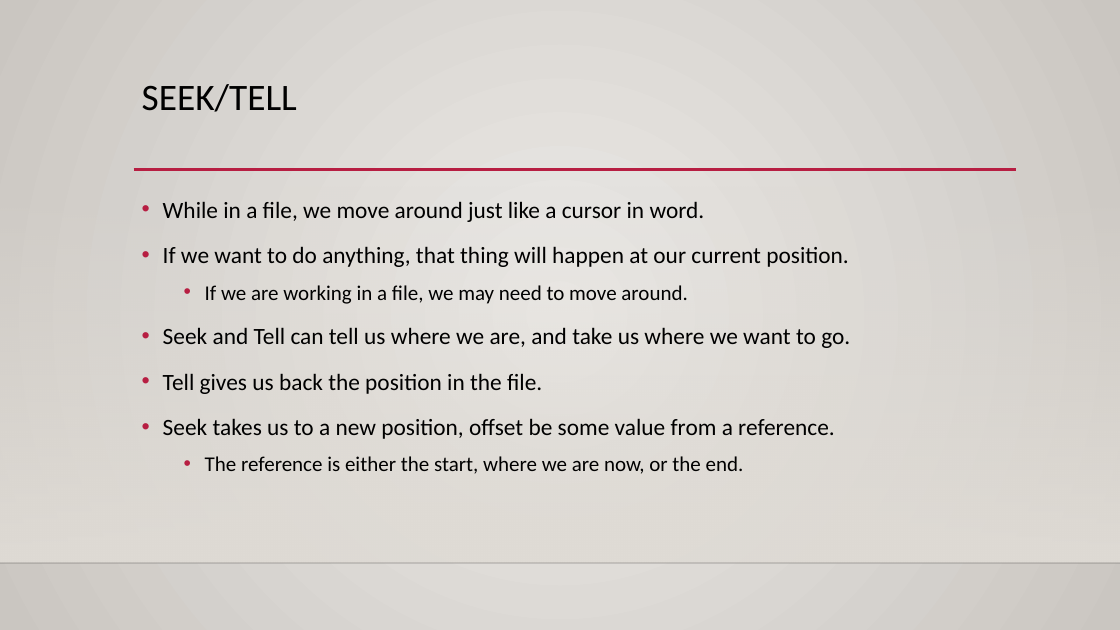
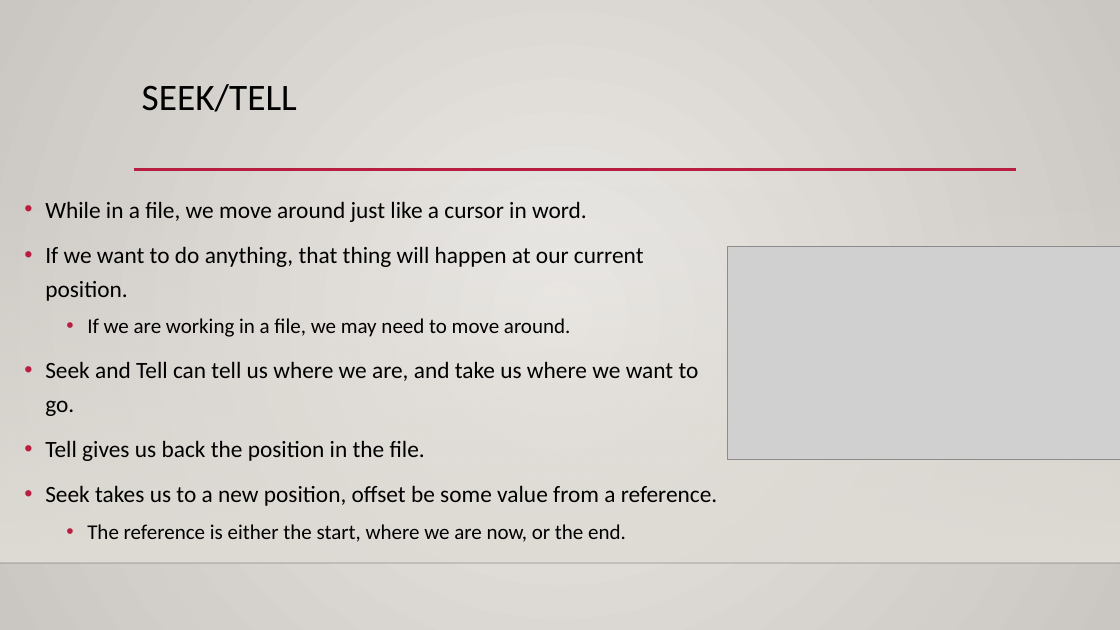
Before and after one commit to okohnkay/Programming_Basics_for_ML, a slide deck: slide 11 of course_material/slides/os_system.pptx (slide 12 before the commit). Drawn at 1120x630 pixels with LibreOffice and Linux fonts; fonts in the diff are those of the drawing; grey boxes stand for pictures; background and template pictures are left out. Boxes give left, top, right and bottom in pixels: in the first picture for what was removed or moved away, otherwise in the second. Text is boxed around its words. In the diff, an @@ line names an element or a change of style, - is before the commit and + after.

```diff
--- a/course_material/slides/os_system.pptx
+++ b/course_material/slides/os_system.pptx
@@ text "While in a file, we ..." rewrapped from [163,201,850,474] to [45,201,718,542] @@
@@ picture added at [728,247,1120,460] @@
```
Also in this commit, not shown: 1 other slide changed, 2 slides removed.
